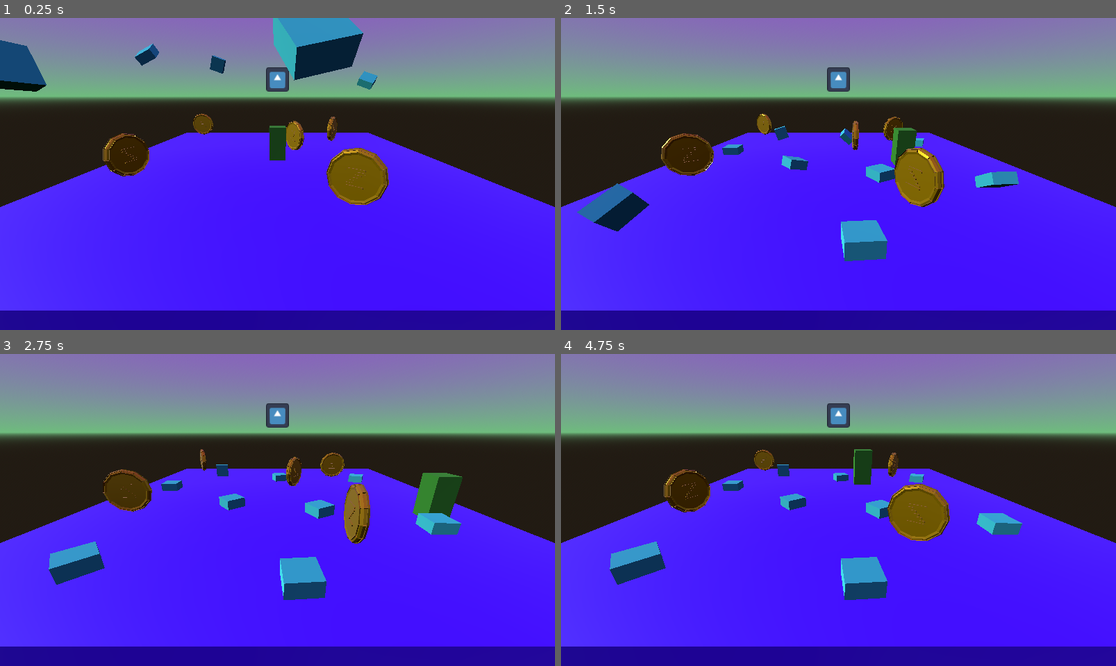
Above: before the commit, frames 1-4 (two rows, left to right).
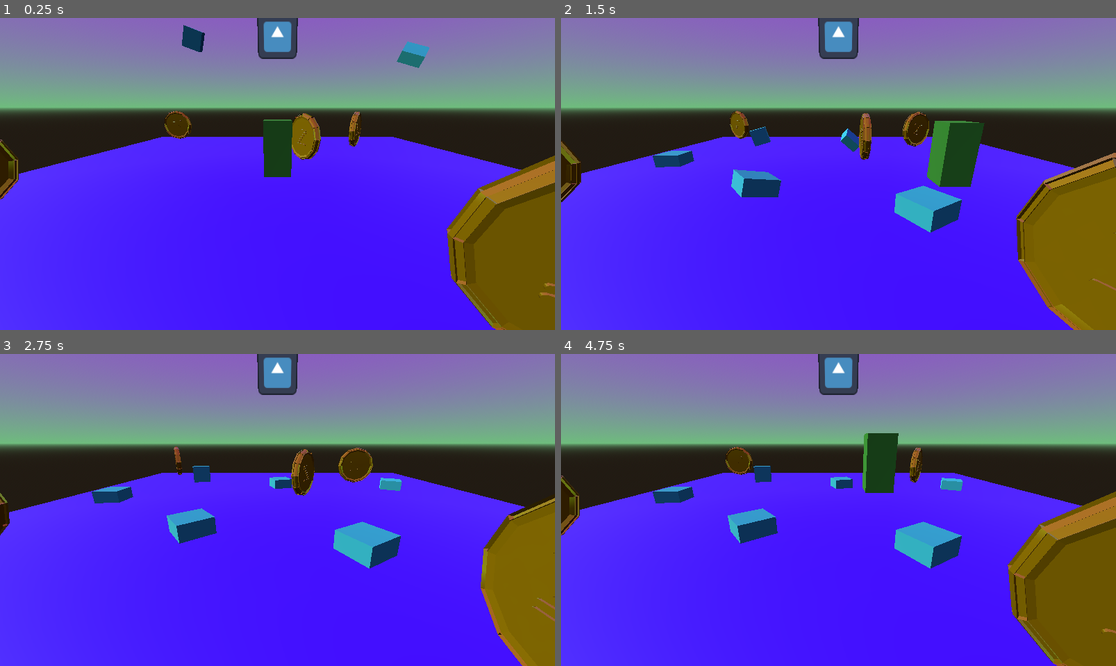
Above: after the commit, the same moments.

Repository: IsaiahMurray/3D-Platformer-Tutorial
Game: Godot game, scene res://scenes/level_1.tscn
Same seed, same stepped clock (60 frames per second), same inputs: the game is played once before the commit and once after it. The engine's default icon, where the game draws it, is replaced by a stand-in: a white triangle on a blue panel in a dark square.
Inputs:
- Up to frame 1 (0.25 s): no input
- Up to frame 2 (1.5 s): tap Enter (ui_accept) at 0.5, 0.77 s; hold Right (ui_right) 0.53-1.28 s; hold Down (ui_down) from 1.28 s (still down)
- Up to frame 3 (2.75 s): tap Enter (ui_accept) at 1.52 s; release Down (ui_down) at 2.03 s; hold Right (ui_right) from 2.03 s (still down)
- Up to frame 4 (4.75 s): release Right (ui_right) at 2.78 s; hold Up (ui_up) 2.78-3.53 s; tap Enter (ui_accept) at 3.02, 3.77, 4.52 s; hold Left (ui_left) from 3.53 s (still down)

The runs differ from the first frame. In frame 1, 31% of the frame differs, in the area x 0-100%, y 0-100%; in frame 2, 32%; in frame 3, 29%; in frame 4, 32%.

Commit message:
Adjusting camera settings

Diff:
--- a/3d-platformer-tutorial/player.tscn
+++ b/3d-platformer-tutorial/player.tscn
@@ -17,3 +17,12 @@
 
 [node name="CollisionShape3D" type="CollisionShape3D" parent="."]
 shape = SubResource("BoxShape3D_nlgm8")
+
+[node name="CameraController" type="Node3D" parent="."]
+top_level = true
+
+[node name="Camera_Target" type="Node3D" parent="CameraController"]
+transform = Transform3D(1, 0, 0, 0, 0.950146, 0.311804, 0, -0.311804, 0.950146, 0, 2.94136, 7.59663)
+
+[node name="Camera3D" type="Camera3D" parent="CameraController/Camera_Target"]
+current = true
--- a/3d-platformer-tutorial/scenes/level_1.tscn
+++ b/3d-platformer-tutorial/scenes/level_1.tscn
@@ -20,9 +20,6 @@
 size = Vector3(20, 1, 20)
 
 [node name="Level1" type="Node3D"]
-
-[node name="Camera3D" type="Camera3D" parent="."]
-transform = Transform3D(1, 0, 0, 0, 0.934372, 0.356298, 0, -0.356298, 0.934372, 0, 4.22652, 12.6313)
 
 [node name="DirectionalLight3D" type="DirectionalLight3D" parent="."]
 transform = Transform3D(0.0830993, 0.513125, -0.854282, -0.00425761, 0.857422, 0.514597, 0.996532, -0.0391255, 0.0734358, -14.1993, 13.8174, 0)
